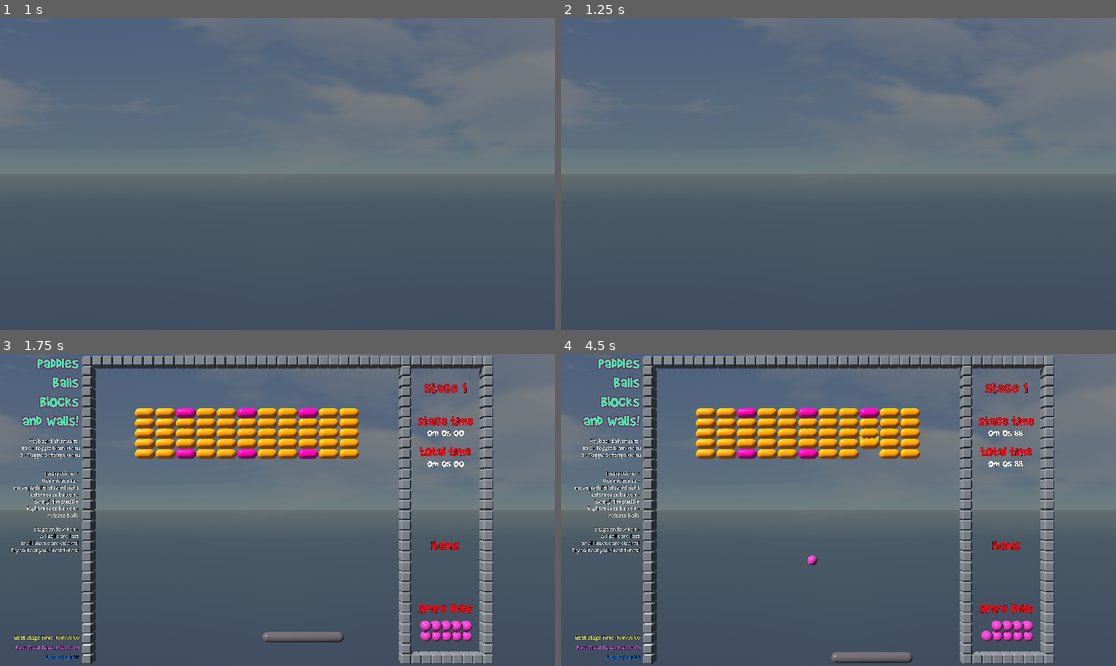
Above: before the commit, frames 1-4 (two rows, left to right).
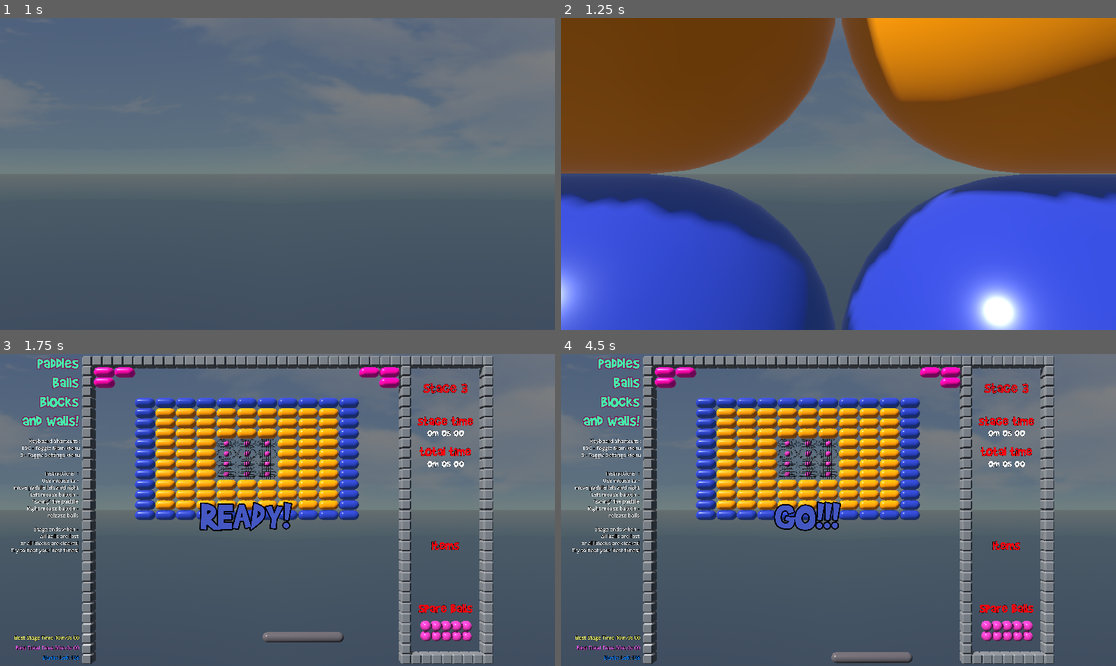
Above: after the commit, the same moments.

Repository: Chaduke/paddles_balls_blocks_walls
Game: Godot game, scene res://scenes/main.tscn
Two runs of this game, one before a commit and one after it. Both use one fixed random seed, a clock stepped at 60 frames per second and the inputs below.
Inputs (mouse positions are in pixels of both pictures, inside the frame that each line leads up to):
- Up to frame 1 (1 s): click "START GAME" at 0.5 s
- Up to frame 2 (1.25 s): no input
- Up to frame 3 (1.75 s): move the mouse to (305, 510) at 1.27 s; hold Right (ui_right) from 1.28 s (still down); right-click (305, 510) at 1.35 s
- Up to frame 4 (4.5 s): move the mouse to (810, 510) at 2.02 s; release Right (ui_right) at 2.03 s; hold Left (ui_left) 2.03-2.78 s; click (810, 510) at 2.1 s; tap Enter at 2.75 s; move the mouse to (849, 503) at 2.77 s; hold Right (ui_right) 2.78-4.28 s; tap Tab at 2.85 s; tap Space at 3.5 s; move the mouse to (832, 516) at 3.52 s; right-click (832, 516) at 3.6 s; move the mouse to (877, 513) at 4.27 s; press the mouse at (877, 513) at 4.28 s; hold Left (ui_left) from 4.28 s (still down)

Frame 1 is identical in both runs. In frame 2, 83% of the frame differs, in the area x 0-100%, y 0-100%; in frame 3, 11%; in frame 4, 11%.
Error after the commit: Invalid assignment of property or key 'game_ready' with value of type 'bool' on a base object of type 'Node (global.gd)'. (res://scripts/stage.gd:27)

Commit message:
Added some different colored particles, still look like confetti though. A few updates to menus.

Diff:
--- a/scenes/block.tscn
+++ b/scenes/block.tscn
@@ -1,14 +1,9 @@
-[gd_scene load_steps=6 format=3 uid="uid://dqclg4jco6ayd"]
+[gd_scene load_steps=4 format=3 uid="uid://dqclg4jco6ayd"]
 
 [ext_resource type="PackedScene" uid="uid://cla3frnyj2uys" path="res://assets/models/block_yellow.glb" id="1_6wmgn"]
 [ext_resource type="Script" path="res://scripts/block.gd" id="1_m2mtj"]
 
 [sub_resource type="CapsuleShape3D" id="CapsuleShape3D_0vcpp"]
-
-[sub_resource type="ParticleProcessMaterial" id="ParticleProcessMaterial_mxw7h"]
-
-[sub_resource type="BoxMesh" id="BoxMesh_rhsxk"]
-size = Vector3(0.1, 0.1, 0.1)
 
 [node name="block" type="StaticBody3D"]
 script = ExtResource("1_m2mtj")
@@ -19,14 +14,4 @@
 
 [node name="block_yellow" parent="." instance=ExtResource("1_6wmgn")]
 
-[node name="GPUParticles3D" type="GPUParticles3D" parent="."]
-transform = Transform3D(-1, 8.74228e-08, 0, -8.74228e-08, -1, 0, 0, 0, 1, 0, 0, 0)
-visible = false
-sub_emitter = NodePath(".")
-lifetime = 1.32
-explosiveness = 0.2
-randomness = 0.2
-process_material = SubResource("ParticleProcessMaterial_mxw7h")
-draw_pass_1 = SubResource("BoxMesh_rhsxk")
-
 [connection signal="tree_exiting" from="." to="." method="_on_tree_exiting"]
--- a/scenes/block_blue.tscn
+++ b/scenes/block_blue.tscn
@@ -1,11 +1,13 @@
-[gd_scene load_steps=4 format=3 uid="uid://bo14ca75e1vsq"]
+[gd_scene load_steps=5 format=3 uid="uid://bo14ca75e1vsq"]
 
+[ext_resource type="Script" path="res://scripts/block_blue.gd" id="1_d8hyo"]
 [ext_resource type="PackedScene" uid="uid://c3732jixb2xai" path="res://assets/models/block_blue.glb" id="2_6i4dh"]
 [ext_resource type="PackedScene" uid="uid://chw5nk82yqdi5" path="res://assets/models/block_blue2.glb" id="2_ulomb"]
 
 [sub_resource type="CapsuleShape3D" id="CapsuleShape3D_0vcpp"]
 
-[node name="block" type="StaticBody3D"]
+[node name="block_blue" type="StaticBody3D"]
+script = ExtResource("1_d8hyo")
 
 [node name="CollisionShape3D" type="CollisionShape3D" parent="."]
 transform = Transform3D(-4.37114e-08, 1, 0, -1, -4.37114e-08, 0, 0, 0, 1, 0, 0, 0)
@@ -15,3 +17,5 @@
 
 [node name="block_blue2" parent="." instance=ExtResource("2_ulomb")]
 visible = false
+
+[connection signal="tree_exiting" from="block_blue2" to="." method="_on_block_blue_2_tree_exiting"]
--- /dev/null
+++ b/scenes/block_explosion.tscn
@@ -0,0 +1,35 @@
+[gd_scene load_steps=6 format=3 uid="uid://bd55gfm6ib3et"]
+
+[ext_resource type="Script" path="res://scripts/block_explosion.gd" id="1_upnfp"]
+[ext_resource type="AudioStream" uid="uid://byxx6h2dntgo8" path="res://assets/wave/block.wav" id="2_8xln8"]
+
+[sub_resource type="ParticleProcessMaterial" id="ParticleProcessMaterial_7nh4g"]
+emission_shape = 1
+emission_sphere_radius = 1.0
+spread = 60.0
+initial_velocity_min = -5.0
+initial_velocity_max = 5.0
+
+[sub_resource type="StandardMaterial3D" id="StandardMaterial3D_hyfon"]
+vertex_color_use_as_albedo = true
+albedo_color = Color(1, 0.907912, 0.928088, 1)
+roughness = 0.31
+
+[sub_resource type="BoxMesh" id="BoxMesh_7q7vf"]
+material = SubResource("StandardMaterial3D_hyfon")
+size = Vector3(0.2, 0.2, 0.2)
+
+[node name="block_explosion" type="Node3D"]
+script = ExtResource("1_upnfp")
+
+[node name="GPUParticles3D" type="GPUParticles3D" parent="."]
+emitting = false
+amount = 20
+one_shot = true
+process_material = SubResource("ParticleProcessMaterial_7nh4g")
+draw_pass_1 = SubResource("BoxMesh_7q7vf")
+
+[node name="block_sound" type="AudioStreamPlayer" parent="."]
+stream = ExtResource("2_8xln8")
+
+[connection signal="finished" from="GPUParticles3D" to="." method="_on_gpu_particles_3d_finished"]
--- a/scenes/block_yellow_cracked.tscn
+++ b/scenes/block_yellow_cracked.tscn
@@ -1,24 +1,9 @@
-[gd_scene load_steps=8 format=3 uid="uid://d0vg8y4cjaynd"]
+[gd_scene load_steps=4 format=3 uid="uid://d0vg8y4cjaynd"]
 
 [ext_resource type="Script" path="res://scripts/block_yellow_cracked.gd" id="1_2goml"]
 [ext_resource type="PackedScene" uid="uid://uk7eo4vfkgjo" path="res://assets/models/block_yellow2.glb" id="1_qdqp0"]
-[ext_resource type="AudioStream" uid="uid://byxx6h2dntgo8" path="res://assets/wave/block.wav" id="3_gqu5l"]
 
 [sub_resource type="CapsuleShape3D" id="CapsuleShape3D_y4vrd"]
-
-[sub_resource type="ParticleProcessMaterial" id="ParticleProcessMaterial_dsg66"]
-emission_shape = 1
-emission_sphere_radius = 1.0
-spread = 60.0
-initial_velocity_min = -5.0
-initial_velocity_max = 5.0
-
-[sub_resource type="StandardMaterial3D" id="StandardMaterial3D_hyfon"]
-albedo_color = Color(1, 0.431373, 0.243137, 1)
-
-[sub_resource type="BoxMesh" id="BoxMesh_s7cx4"]
-material = SubResource("StandardMaterial3D_hyfon")
-size = Vector3(0.2, 0.2, 0.2)
 
 [node name="block_yellow_cracked" type="Area3D"]
 collision_layer = 8
@@ -30,15 +15,4 @@
 
 [node name="block_yellow2" parent="." instance=ExtResource("1_qdqp0")]
 
-[node name="block_sound" type="AudioStreamPlayer2D" parent="."]
-stream = ExtResource("3_gqu5l")
-
-[node name="GPUParticles3D" type="GPUParticles3D" parent="."]
-emitting = false
-amount = 20
-one_shot = true
-process_material = SubResource("ParticleProcessMaterial_dsg66")
-draw_pass_1 = SubResource("BoxMesh_s7cx4")
-
 [connection signal="body_entered" from="." to="." method="_on_body_entered"]
-[connection signal="finished" from="GPUParticles3D" to="." method="_on_gpu_particles_3d_finished"]
--- a/scenes/stage.tscn
+++ b/scenes/stage.tscn
@@ -19,6 +19,16 @@
 [node name="stage" type="StaticBody3D"]
 collision_layer = 8
 script = ExtResource("1_7ig21")
+
+[node name="ready_set_go_label" type="Label3D" parent="."]
+transform = Transform3D(0.987122, 0, 0.159967, 0, 1, 0, -0.159967, 0, 0.987122, 15.5, 14.5, 0)
+visible = false
+no_depth_test = true
+modulate = Color(0.270437, 0.341791, 0.762777, 1)
+text = "READY!"
+font = ExtResource("7_eeplf")
+font_size = 800
+outline_size = 100
 
 [node name="walls" parent="." instance=ExtResource("1_ijncp")]
 
@@ -99,6 +109,7 @@
 script = ExtResource("6_re78e")
 
 [node name="background_3d" parent="." instance=ExtResource("8_y451n")]
+visible = false
 
 [node name="items_label" type="Label3D" parent="."]
 transform = Transform3D(1, 0, 0, 0, 1, 0, 0, 0, 1, 35.0174, 11.5375, 0)
@@ -155,3 +166,8 @@
 font_size = 100
 outline_size = 20
 horizontal_alignment = 2
+
+[node name="rsg_timer" type="Timer" parent="."]
+wait_time = 0.5
+
+[connection signal="timeout" from="rsg_timer" to="." method="_on_rsg_timer_timeout"]
--- a/scenes/stage_cleared_menu.tscn
+++ b/scenes/stage_cleared_menu.tscn
@@ -14,88 +14,112 @@
 
 [node name="stage_cleared_label" type="Label" parent="."]
 layout_mode = 0
-offset_left = 525.0
-offset_top = 411.0
-offset_right = 1324.0
-offset_bottom = 565.0
-theme_override_colors/font_color = Color(0.952941, 0.239216, 0, 1)
+offset_left = 588.0
+offset_top = 309.0
+offset_right = 1299.0
+offset_bottom = 463.0
+theme_override_colors/font_color = Color(0.0827758, 0.573088, 0.851634, 1)
 theme_override_fonts/font = ExtResource("1_lgh5i")
 theme_override_font_sizes/font_size = 110
 text = "Stage 0 Cleared!"
 
 [node name="next_stage_button" type="Button" parent="."]
 layout_mode = 0
-offset_left = 747.0
-offset_top = 547.0
-offset_right = 968.0
-offset_bottom = 614.0
+offset_left = 815.0
+offset_top = 452.0
+offset_right = 1036.0
+offset_bottom = 519.0
 theme_override_fonts/font = ExtResource("1_lgh5i")
 theme_override_font_sizes/font_size = 50
 text = "Next Stage"
 
 [node name="quit_button" type="Button" parent="."]
 layout_mode = 0
-offset_left = 747.0
-offset_top = 615.0
-offset_right = 968.0
-offset_bottom = 682.0
+offset_left = 816.0
+offset_top = 538.0
+offset_right = 1037.0
+offset_bottom = 605.0
 theme_override_fonts/font = ExtResource("1_lgh5i")
 theme_override_font_sizes/font_size = 50
 text = "Quit"
 
 [node name="stage_time_congrats_label" type="Label" parent="."]
 layout_mode = 0
-offset_left = 721.0
-offset_top = 704.0
-offset_right = 1001.0
-offset_bottom = 727.0
-text = "You beat your best time for stage 0!!
+offset_left = 682.0
+offset_top = 643.0
+offset_right = 1195.0
+offset_bottom = 679.0
+theme_override_colors/font_color = Color(1, 1, 1, 1)
+theme_override_fonts/font = ExtResource("1_lgh5i")
+theme_override_font_sizes/font_size = 30
+text = "You beat your best \"stage Time\" for stage 0!!
 "
+horizontal_alignment = 1
 
 [node name="old_best_stage_time_label" type="Label" parent="."]
 layout_mode = 0
-offset_left = 720.0
-offset_top = 731.0
-offset_right = 1000.0
-offset_bottom = 754.0
+offset_left = 766.0
+offset_top = 675.0
+offset_right = 1101.0
+offset_bottom = 711.0
+theme_override_colors/font_color = Color(1, 0.486275, 0, 1)
+theme_override_fonts/font = ExtResource("1_lgh5i")
+theme_override_font_sizes/font_size = 30
 text = "Old best stage time 0m 0s 00
 "
+horizontal_alignment = 1
 
 [node name="new_best_stage_time_label" type="Label" parent="."]
 layout_mode = 0
-offset_left = 720.0
-offset_top = 754.0
-offset_right = 1000.0
-offset_bottom = 777.0
+offset_left = 756.0
+offset_top = 708.0
+offset_right = 1107.0
+offset_bottom = 744.0
+theme_override_colors/font_color = Color(0.968627, 1, 0, 1)
+theme_override_fonts/font = ExtResource("1_lgh5i")
+theme_override_font_sizes/font_size = 30
 text = "New best stage time 0m 0s 00
 "
+horizontal_alignment = 1
 
 [node name="total_time_congrats_label" type="Label" parent="."]
 layout_mode = 0
-offset_left = 720.0
-offset_top = 801.0
-offset_right = 1054.0
-offset_bottom = 824.0
+offset_left = 683.0
+offset_top = 771.0
+offset_right = 1185.0
+offset_bottom = 807.0
+theme_override_colors/font_color = Color(1, 1, 1, 1)
+theme_override_fonts/font = ExtResource("1_lgh5i")
+theme_override_font_sizes/font_size = 30
 text = "You beat your best \"total time\" for stage 0!!
 "
+horizontal_alignment = 1
 
 [node name="old_best_total_time_label" type="Label" parent="."]
 layout_mode = 0
-offset_left = 719.0
-offset_top = 828.0
-offset_right = 999.0
-offset_bottom = 851.0
+offset_left = 758.0
+offset_top = 804.0
+offset_right = 1100.0
+offset_bottom = 840.0
+theme_override_colors/font_color = Color(1, 0.482353, 0, 1)
+theme_override_fonts/font = ExtResource("1_lgh5i")
+theme_override_font_sizes/font_size = 30
 text = "Old best \"total time\" 0m 0s 00
 "
+horizontal_alignment = 1
 
 [node name="new_best_total_time_label" type="Label" parent="."]
 layout_mode = 0
-offset_left = 719.0
-offset_top = 851.0
-offset_right = 999.0
-offset_bottom = 874.0
+offset_left = 752.0
+offset_top = 837.0
+offset_right = 1111.0
+offset_bottom = 873.0
+theme_override_colors/font_color = Color(1, 1, 0, 1)
+theme_override_fonts/font = ExtResource("1_lgh5i")
+theme_override_font_sizes/font_size = 30
 text = "New best \"total time\" 0m 0s 00
 "
+horizontal_alignment = 1
 
 [connection signal="pressed" from="next_stage_button" to="." method="_on_next_stage_button_pressed"]
 [connection signal="pressed" from="quit_button" to="." method="_on_quit_button_pressed"]
--- a/scripts/ball.gd
+++ b/scripts/ball.gd
@@ -1,5 +1,5 @@
 # ball.gd
-extends RigidBody3D
+class_name Ball extends RigidBody3D
 
 @onready var bounce = $bounce
 @onready var block = $block
@@ -49,7 +49,7 @@
 func block_collision(block_body):
 	var block_model = block_body.get_child(1)
 	if block_model.name != "block_metal":
-		block.play()
+		pass
 	if block_model.name=="block_blue":
 		if block_model.visible==true:
 			# the regular model is visible
--- /dev/null
+++ b/scripts/block_blue.gd
@@ -0,0 +1,13 @@
+extends StaticBody3D
+
+var explosion_scene = preload("res://scenes/block_explosion.tscn")
+
+func _on_block_blue_2_tree_exiting():
+	var new_explosion = explosion_scene.instantiate()
+	new_explosion.position = position
+	new_explosion.position.x -= 18.5
+	new_explosion.position.z = -37
+	var emitter = new_explosion.find_child("GPUParticles3D")
+	emitter.process_material.color = Color(0,0,1,1)
+	get_tree().root.get_child(1).add_child.call_deferred(new_explosion)
+	queue_free()
--- /dev/null
+++ b/scripts/block_explosion.gd
@@ -0,0 +1,8 @@
+extends Node3D
+# Called when the node enters the scene tree for the first time.
+func _ready():
+	$block_sound.play()
+	$GPUParticles3D.emitting = true
+
+func _on_gpu_particles_3d_finished():
+	queue_free()
--- a/scripts/block_yellow_cracked.gd
+++ b/scripts/block_yellow_cracked.gd
@@ -1,16 +1,16 @@
 # block_yellow_cracked.gd
 extends Area3D
-@onready var emitter = $GPUParticles3D
-@onready var model = $block_yellow2
-var active = true
+
+var explosion_scene = preload("res://scenes/block_explosion.tscn")
 
 func _on_body_entered(body):
-	if active:
-		if not body.name.begins_with("block"):
-			$block_sound.play()
-			emitter.emitting = true
-			model.visible = false
-			active = false
-
-func _on_gpu_particles_3d_finished():
-	queue_free()
+	# spawn explosion
+	if body is Ball:
+		var new_explosion = explosion_scene.instantiate()
+		new_explosion.position = position
+		new_explosion.position.x -= 18.5
+		new_explosion.position.z = -37
+		var emitter = new_explosion.find_child("GPUParticles3D")
+		emitter.process_material.color = Color(1,1,0,1)
+		get_tree().root.get_child(1).add_child.call_deferred(new_explosion)
+		queue_free()
--- a/scripts/global.gd
+++ b/scripts/global.gd
@@ -1,7 +1,7 @@
 # global.gd
 extends Node
 
-var current_stage = 1
+var current_stage = 3
 # you have to count stage 0 here, 0 is the testing stage
 # so this number is the number of playable stages + 1
 var total_stages = 10
@@ -43,6 +43,7 @@
 		load_file = FileAccess.open(file_path, FileAccess.READ)
 
 	var times_string = load_file.get_as_text()
+	load_file.close()
 	var temp_dict = JSON.parse_string(times_string)
 	dict.clear()
 	for key in temp_dict.keys():
@@ -53,6 +54,7 @@
 	var save_file = FileAccess.open(file_path, FileAccess.WRITE)
 	var times_string = JSON.stringify(dict)
 	save_file.store_line(times_string)
+	save_file.close()
 
 func reset_stage_times():
 	for i in range (1,101):
--- a/scripts/main.gd
+++ b/scripts/main.gd
@@ -5,6 +5,7 @@
 var ball_scene = preload("res://scenes/ball.tscn")
 var balls_left = 10
 var game_ready = false
+var camera_ready = false
 var elapsed_time = 0.0
 
 func _ready():
@@ -49,11 +50,12 @@
 
 func position_camera():
 	# this is just an "opening movement" thing so show off the 3D scenery
-	if not game_ready:
+	if not camera_ready:
 		if $camera.position.z < 0:
 			$camera.position.z += 4
 		else:
-			game_ready = true
+			camera_ready = true
+			$stage.start_rsg()
 
 func get_input():
 	if Input.is_action_just_pressed("ui_cancel"):
--- a/scripts/main_menu.gd
+++ b/scripts/main_menu.gd
@@ -50,6 +50,7 @@
 	hide()
 	get_tree().paused = false
 	Global.game_started = true
+	#OS.window_fullscreen = true
 
 func _on_resume_button_pressed():
 	resume_game()
--- a/scripts/stage.gd
+++ b/scripts/stage.gd
@@ -4,12 +4,29 @@
 var current_blocks
 var block_scene_paths = []
 var non_blocks_count = 0
+var ticks = 0
 
 func _ready():
 	add_scene_paths()
 	load_stage()
 	if not Global.show_background_3d:
 		$background_3d.hide()
+
+func start_rsg():
+	$rsg_timer.start()
+	$ready_set_go_label.show()
+
+func _on_rsg_timer_timeout():
+	ticks+=1
+	if ticks == 1:
+		$ready_set_go_label.text = "SET!"
+	elif ticks==2:
+		$ready_set_go_label.text = "GO!!!"
+	else:
+		var main_scene = get_tree().root.get_child(1)
+		main_scene.game_ready = true
+		$rsg_timer.stop()
+		$ready_set_go_label.hide()
 
 func add_scene_paths():
 	for i in range(Global.total_stages):
--- a/scripts/stage_cleared_menu.gd
+++ b/scripts/stage_cleared_menu.gd
@@ -20,7 +20,7 @@
 		Global.stage_times_dict[Global.current_stage] = Global.stage_time
 		Global.save_times()
 	else:
-		$stage_time_congrats_label.text = "Sorry! You didn't beat your record -Stage Time- for this stage"
+		$stage_time_congrats_label.hide()
 		$old_best_stage_time_label.hide()
 		$new_best_stage_time_label.hide()
 
@@ -33,7 +33,7 @@
 		Global.total_times_dict[Global.current_stage] = Global.accumlated_time
 		Global.save_times()
 	else:
-		$total_time_congrats_label.text = "Sorry! You didn't beat your record -Total Time- for this stage"
+		$total_time_congrats_label.hide()
 		$old_best_total_time_label.hide()
 		$new_best_total_time_label.hide()
 
